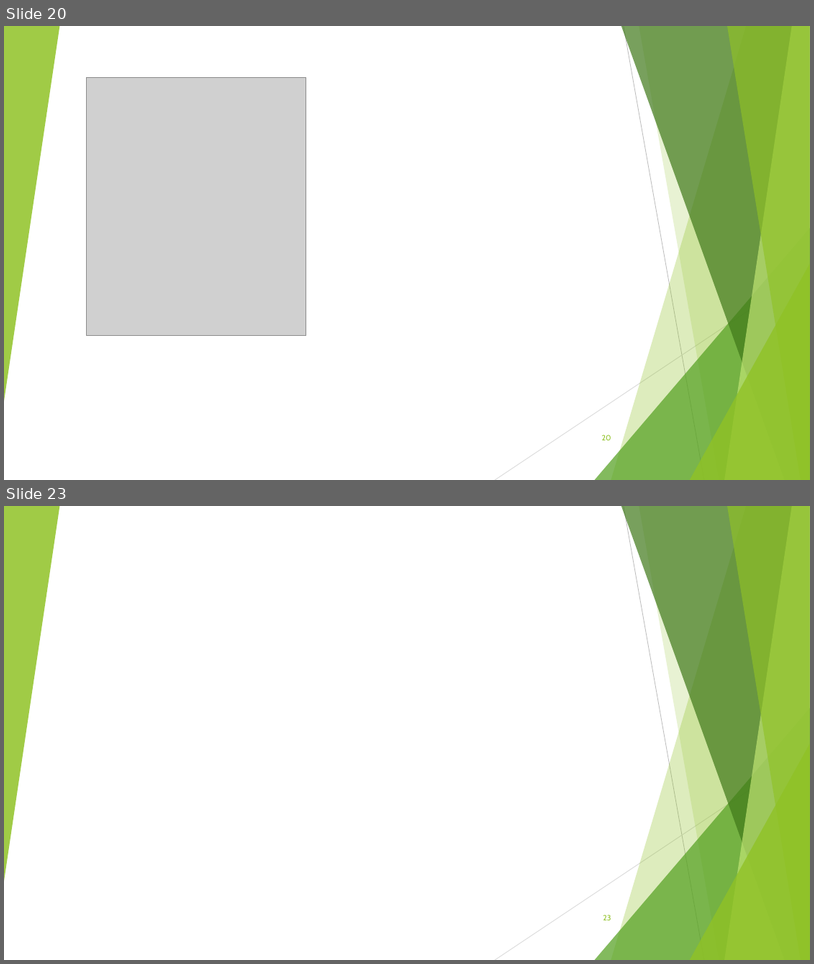
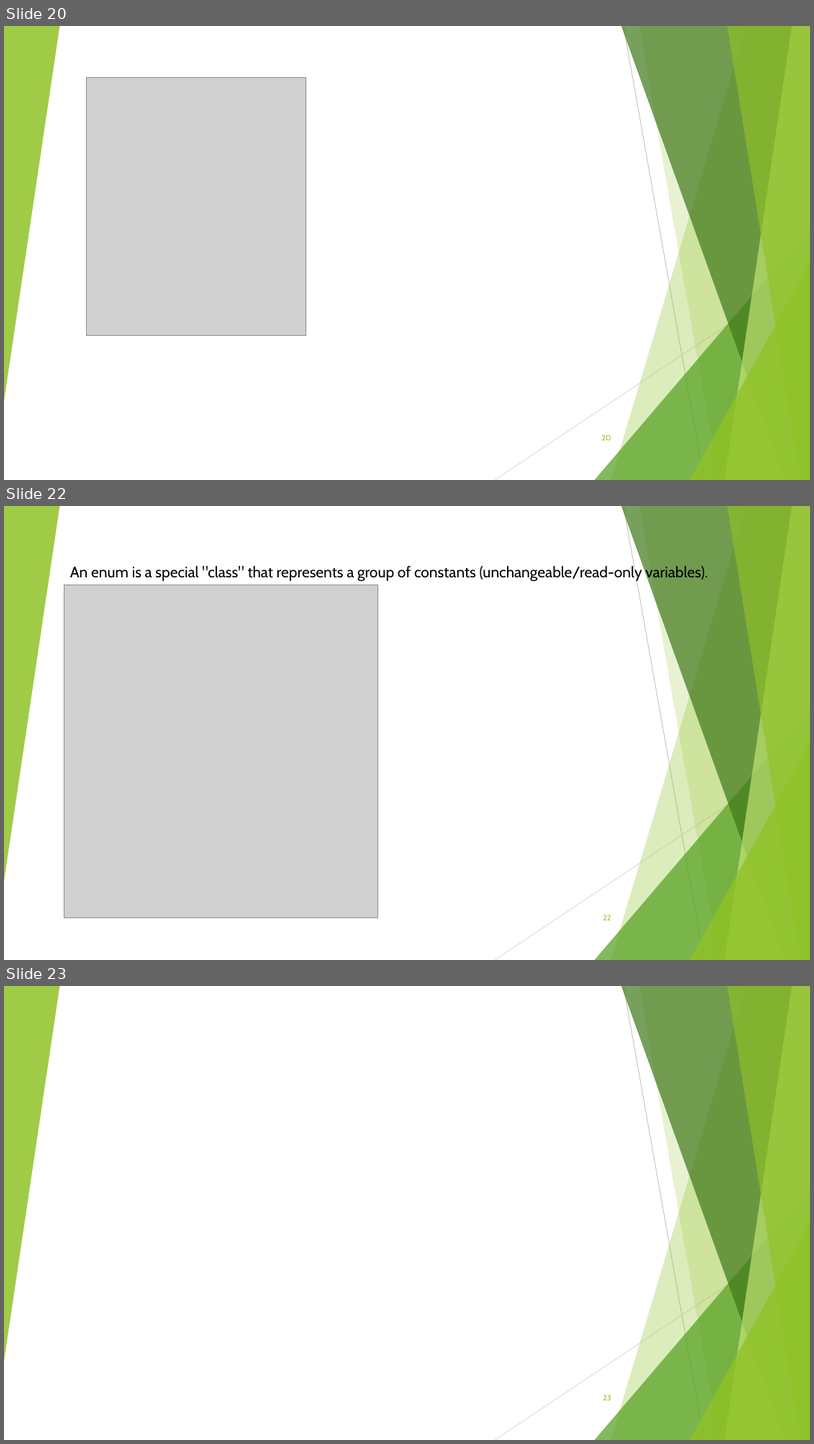
Before and after one commit to mohammadbtc100/courses, a slide deck: C#/C#.NET.pptx. Shown one above the other, each under a label of ours: slides 20 and 23 before the commit, slides 20, 22 and 23 after it; the slides between them are not shown. The pictures are 814x964 and 814x1444 pixels, drawn with LibreOffice and Linux fonts; fonts in the diff are those of the drawing; grey boxes stand for pictures. Boxes give left, top, right and bottom in pixels: in the first picture for what was removed or moved away, otherwise in the second. Text is boxed around its words. In the diff, an @@ line names an element or a change of style, - is before the commit and + after.

```diff
--- a/C#/C#.NET.pptx
+++ b/C#/C#.NET.pptx
@@ slide 22 added at (4,506,810,960), background #FFFFFF; not listed: 10 template elements that a slide beside it also shows @@
@@ text added at (70,565,708,582), 18 pt, text #000000 @@
+An enum is a special "class" that represents a group of constants (unchangeable/read-only variables).
@@ picture added at (64,585,378,918) @@
@@ page number added at (603,914,611,920), 9 pt, text #90C226 @@
+22
```
Also in this commit, not shown: 3 other slides added.
